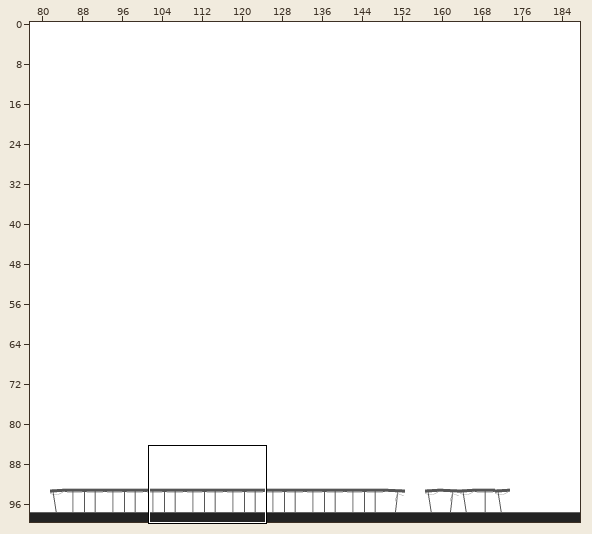
Two versions of a level (Tiled map, PigState0.0.3/assets/map_4.tmx). The first picture is a wide view before the edit; the outline marks the close-up.
Close-up. As it was:
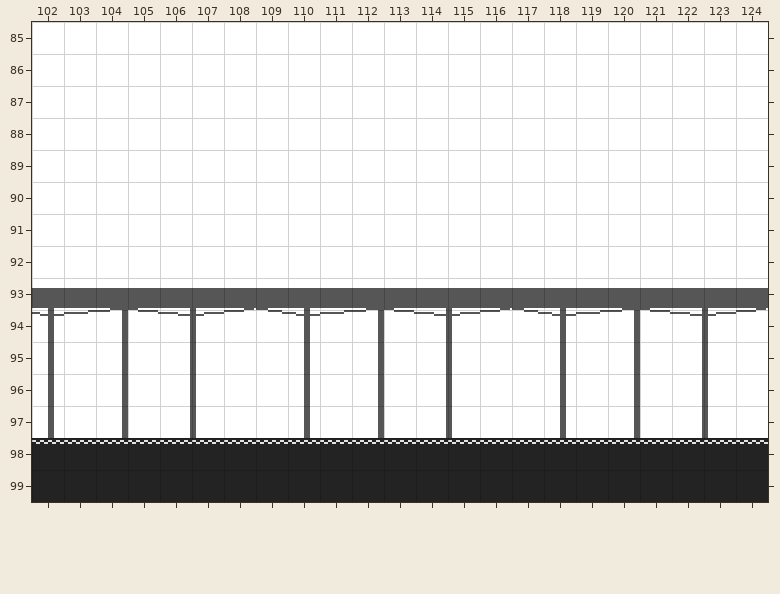
Cells are 16x16 px. Shown: x 102..124, y 85..99. The commit also changed other parts of the map, which this record leaves out.
The result:
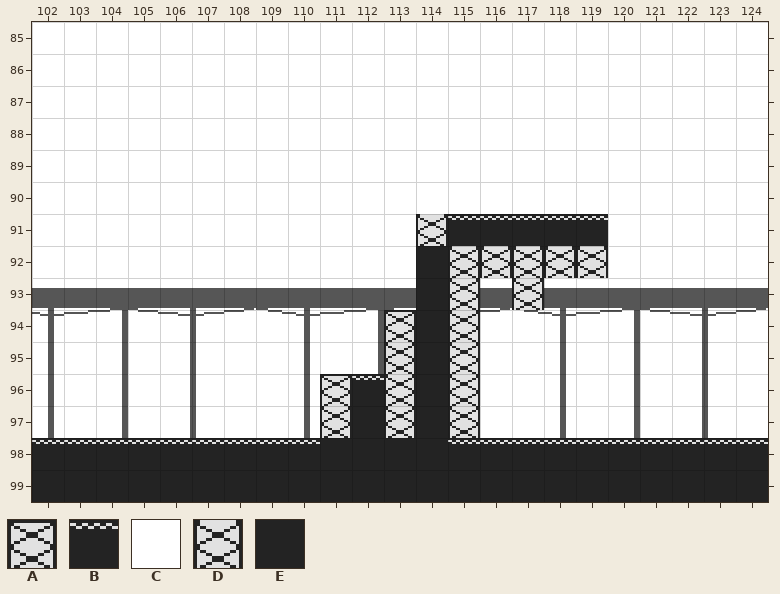
Key: from "envi_asset": A 0, B 1, C 18, D 78, E 79.
_ is an empty cell, . an unchanged one.
From old to new:
--- layer "background1"
@@ x 111..119 @@
- 91 ...CCCCCC
- 92 ...CCCCCC
- 93 ...CC.C..
- 94 ..CCC....
- 95 ..CCC....
- 96 CCCCC....
- 97 CCCCC....
+ 91 ...______
+ 92 ...______
+ 93 ...__._..
+ 94 ..___....
+ 95 ..___....
+ 96 _____....
+ 97 _____....
--- layer "ground"
@@ x 111..119 @@
- 91 ...______
- 92 ...______
- 93 ...__._..
- 94 ..___....
- 95 ..___....
- 96 _____....
- 97 _____....
- 98 BBBB.....
+ 91 ...DBBBBB
+ 92 ...EDDDDD
+ 93 ...ED.D..
+ 94 ..AED....
+ 95 ..DED....
+ 96 ABDED....
+ 97 DEDED....
+ 98 EEEE.....
